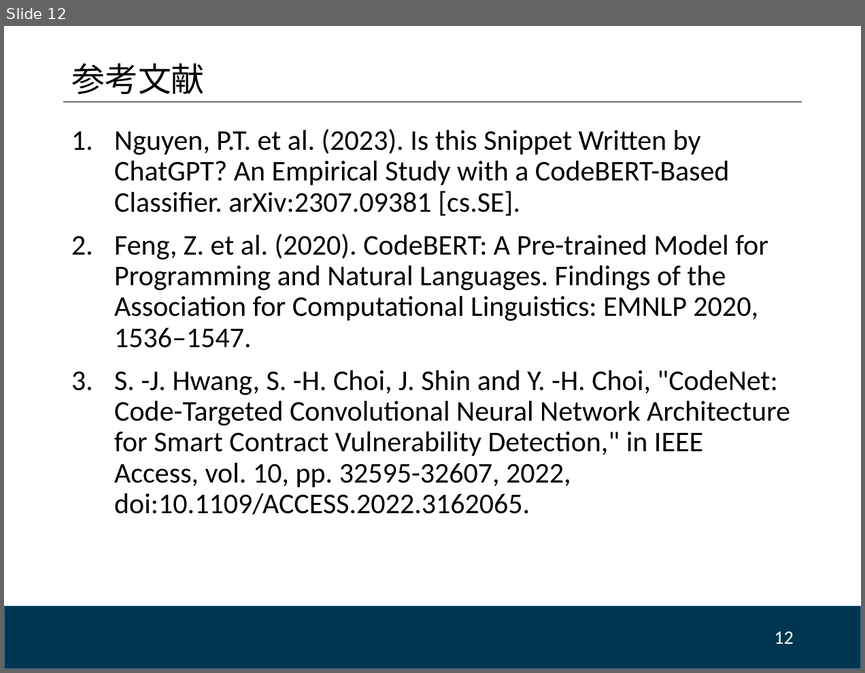
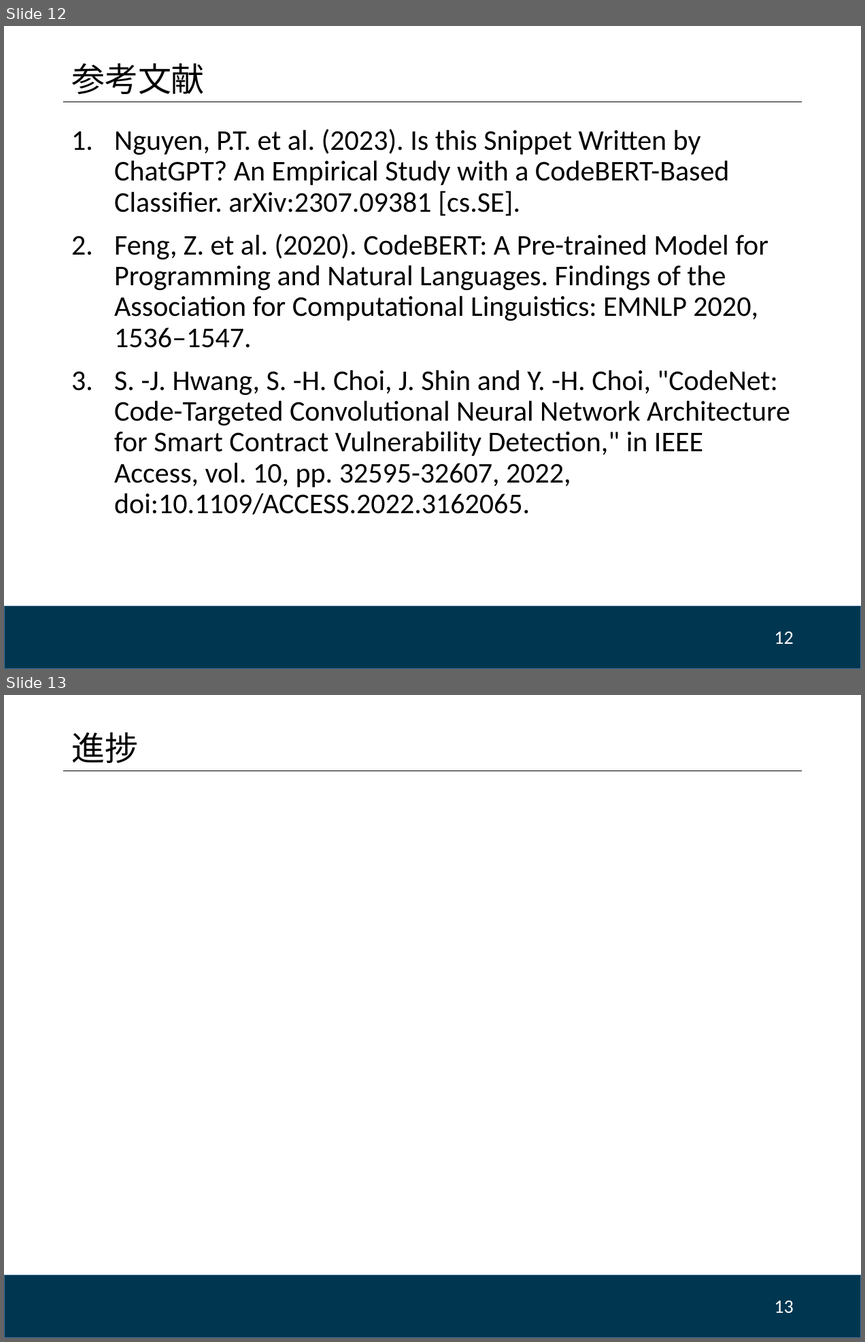
Before and after one commit to FengTianShi/CodeGenChecker, a slide deck: doc/進捗_7-15.pptx. Shown one above the other, each under a label of ours: slide 12 before the commit, slides 12 and 13 after it. The pictures are 865x673 and 865x1342 pixels, drawn with LibreOffice and Linux fonts; fonts in the diff are those of the drawing; background and template pictures are left out. Boxes give left, top, right and bottom in pixels: in the first picture for what was removed or moved away, otherwise in the second. Text is boxed around its words. In the diff, an @@ line names an element or a change of style, - is before the commit and + after.

```diff
--- a/doc/進捗_7-15.pptx
+++ b/doc/進捗_7-15.pptx
@@ slide 13 added at <box>4,695,861,1338</box>, background #FFFFFF; not listed: 2 template elements that a slide beside it also shows @@
@@ title added at <box>71,732,138,763</box>, 28 pt, text #000000 @@
+進捗
@@ page number added at <box>774,1300,793,1313</box>, 16 pt, text #FFFFFF @@
+13
```
Also in this commit, not shown: 1 other slide added, 1 other file.
